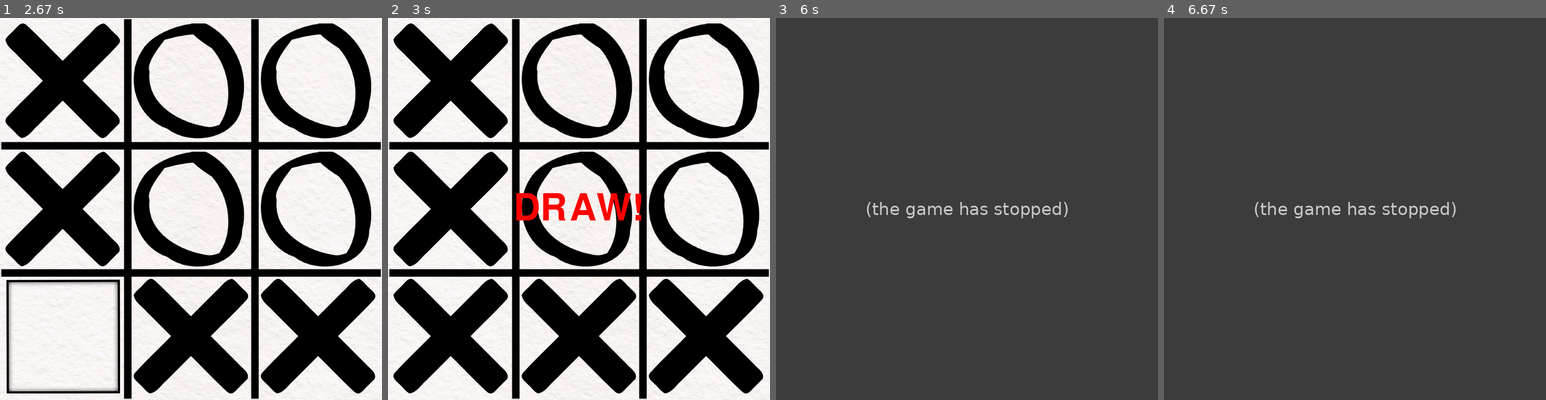
Above: before the commit, frames 1-4 (left to right).
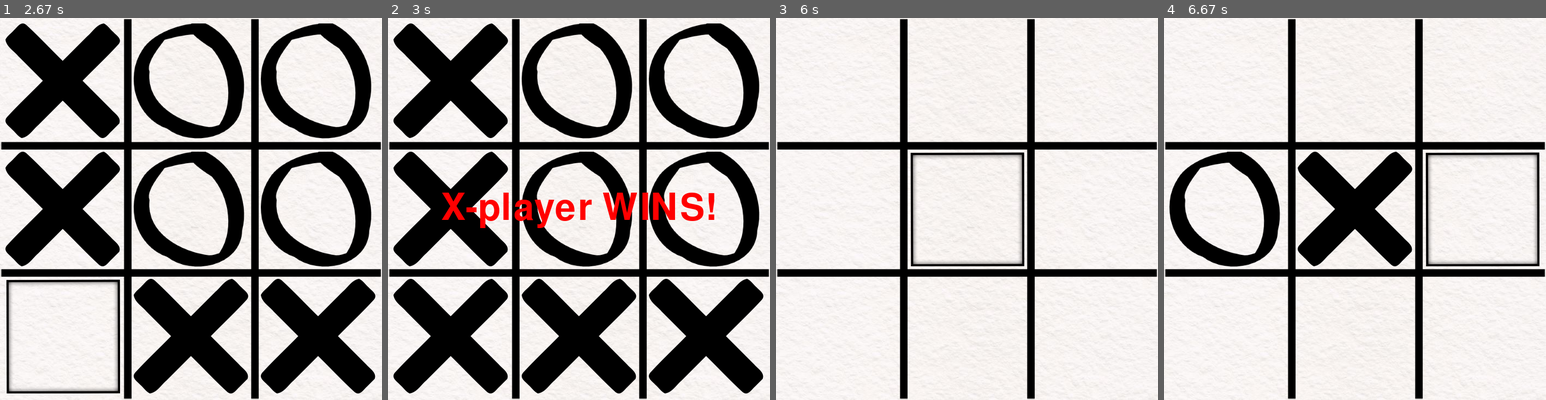
Above: after the commit, the same moments.

Repository: lefcho/Pygame
Game: pygame game, started from Tic-tac-toe/tic_tac_toe.py
Two runs of this game, one before a commit and one after it. Both use one fixed random seed, a clock stepped at 60 frames per second and the inputs below.
Inputs (mouse positions are in pixels of both pictures, inside the frame that each line leads up to):
- Up to frame 1 (2.67 s): press the mouse at (99, 212) at 0.37 s; move the mouse to (164, 251) at 0.47 s; release the mouse at (229, 293) at 0.6 s; click (248, 75) at 0.72 s; click (99, 132) at 1.05 s; press the mouse at (99, 132) at 1.37 s; move the mouse to (194, 201) at 1.47 s; release the mouse at (290, 270) at 1.6 s; press the mouse at (99, 132) at 1.7 s; move the mouse to (213, 220) at 1.8 s; release the mouse at (324, 308) at 1.93 s; press the mouse at (99, 132) at 2.03 s; move the mouse to (187, 136) at 2.13 s; release the mouse at (271, 140) at 2.27 s; click (80, 136) at 2.38 s
- Up to frame 2 (3 s): click (487, 277) at 2.72 s
- Up to frame 3 (6 s): press the mouse at (875, 277) at 5.53 s; move the mouse to (932, 189) at 5.63 s; release the mouse at (986, 102) at 5.77 s; click (1020, 231) at 5.98 s
- Up to frame 4 (6.67 s): press the mouse at (1408, 231) at 6.3 s; move the mouse to (1320, 228) at 6.4 s; release the mouse at (1232, 220) at 6.53 s; click (1423, 266) at 6.65 s

Frame 1 is identical in both runs. In frame 2, 2.8% of the frame differs, in the area x 14-86%, y 45-55%; in frame 3, 99%, in the area x 0-100%, y 0-100%; in frame 4, 99%.
Before the commit the program exited at 5.73 s; later frames show no game.

Commit message:
Auto-restart

Diff:
--- a/Tic-tac-toe/tic_tac_toe.py
+++ b/Tic-tac-toe/tic_tac_toe.py
@@ -1,5 +1,6 @@
 import pygame
 import os
+import sys
 pygame.mixer.init()
 pygame.font.init()
 
@@ -19,6 +20,7 @@
 O_IMAGE = pygame.image.load(os.path.join('Assets', 'ttt_o.png'))
 DRAW_SOUND = pygame.mixer.Sound(os.path.join('Assets', 'draw.mp3'))
 WIN_SOUND = pygame.mixer.Sound(os.path.join('Assets', 'win.mp3'))
+TIE_SOUND = pygame.mixer.Sound(os.path.join('Assets', 'tie.wav'))
 WINNER_FONT = pygame.font.SysFont('ebrima', 100)
 
 
@@ -182,37 +184,37 @@
             x_wins = True
         elif t_l == 'o':
             o_wins = True
-    elif m_l == m_m == m_r:
+    if m_l == m_m == m_r:
         if m_l == 'x':
             x_wins = True
         elif m_l == 'o':
             o_wins = True
-    elif b_l == b_m == b_r:
+    if b_l == b_m == b_r:
         if b_l == 'x':
             x_wins = True
         elif b_l == 'o':
             o_wins = True
-    elif t_l == m_l == b_l:
+    if t_l == m_l == b_l:
         if t_l == 'x':
             x_wins = True
         elif t_l == 'o':
             o_wins = True
-    elif t_m == m_m == b_m:
+    if t_m == m_m == b_m:
         if t_m == 'x':
             x_wins = True
         elif t_m == 'o':
             o_wins = True
-    elif t_r == m_r == b_r:
+    if t_r == m_r == b_r:
         if t_r == 'x':
             x_wins = True
         elif t_r == 'o':
             o_wins = True
-    elif t_l == m_m == b_r:
+    if t_l == m_m == b_r:
         if t_l == 'x':
             x_wins = True
         elif t_l == 'o':
             o_wins = True
-    elif t_r == m_m == b_l:
+    if t_r == m_m == b_l:
         if t_r == 'x':
             x_wins = True
         elif t_r == 'o':
@@ -229,11 +231,13 @@
 
 
 def main():
+    mouse_pressed = (False, False, False)
     o_wins = False
     x_wins = False
     turn = 0
     clock = pygame.time.Clock()
     run = True
+    restart = True
 
     t_l = ''
     t_m = ''
@@ -253,7 +257,13 @@
 
         for event in pygame.event.get():
             if event.type == pygame.QUIT:
+                pygame.quit()
                 run = False
+                sys.exit()
+
+        if restart and mouse_pressed[0]:
+            restart = False
+            continue
 
         t_l, t_m, t_r, m_l, m_m, m_r, b_l, b_m, b_r, turn = keep_score(
             mouse_pressed, mouse_position, t_l, t_m, t_r, m_l, m_m, m_r, b_l, b_m, b_r, turn)
@@ -267,18 +277,19 @@
             WIN_SOUND.play()
             win_txt = "X-player WINS!"
 
-        if o_wins:
+        elif o_wins:
             WIN_SOUND.play()
             win_txt = "O-player WINS!"
 
-        if turn >= 9:
+        elif turn >= 9:
+            TIE_SOUND.play()
             win_txt = 'DRAW!'
 
         if win_txt != '':
             draw_winner(win_txt)
             break
 
-    pygame.quit()
+    main()
 
 
 if __name__ == "__main__":
